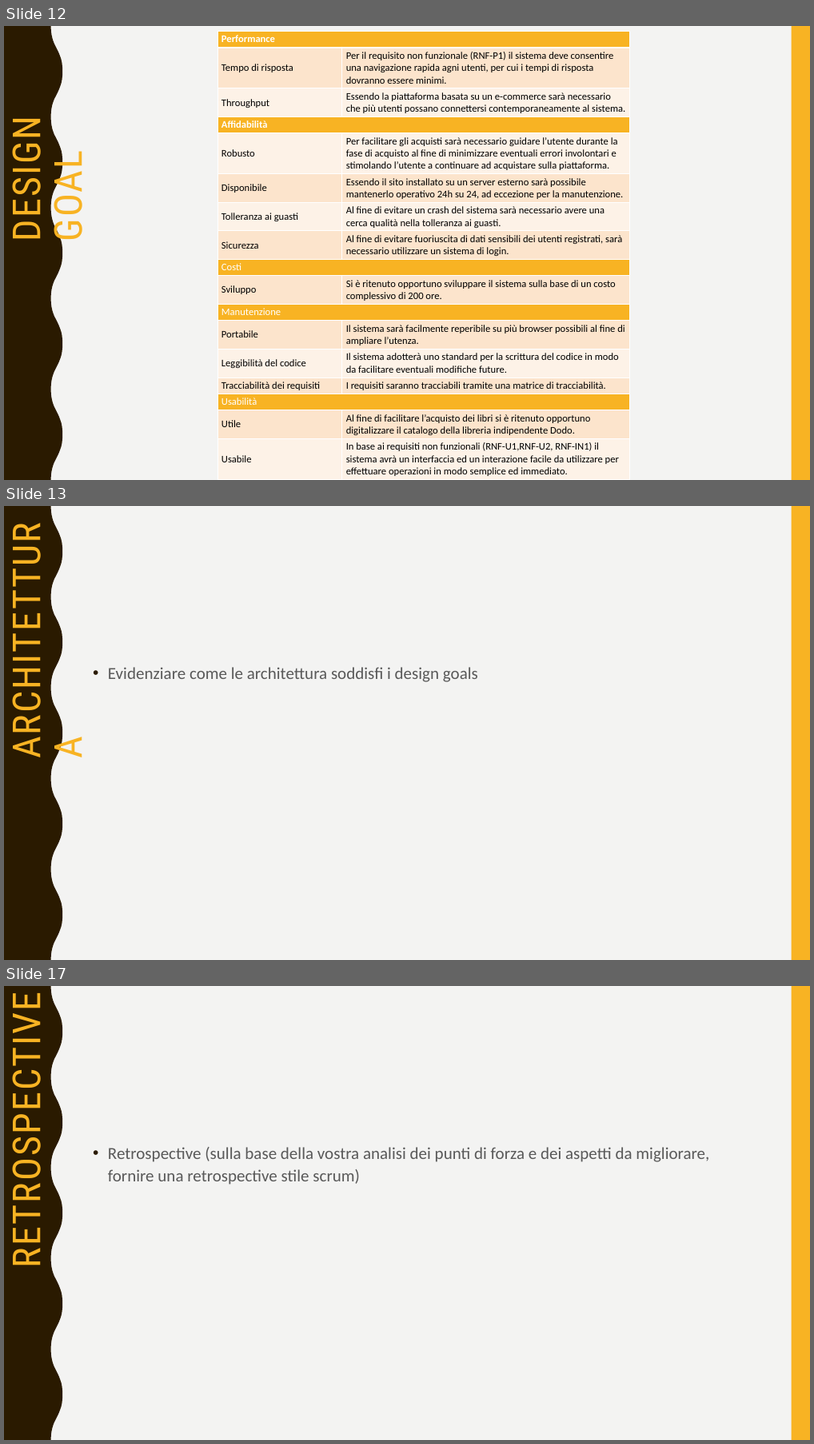
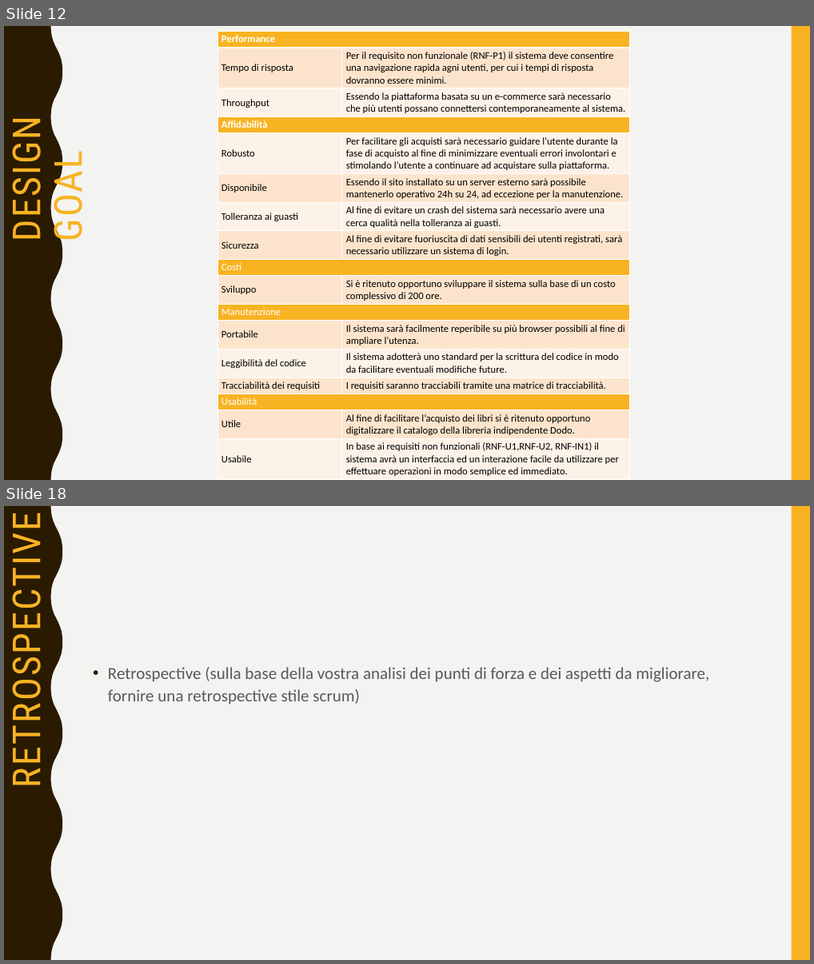
Before and after one commit to sfarina12/NC_05, a slide deck: Presentazione_Prima consegna/presentazione PrimaConsegna.pptx. Shown one above the other, each under a label of ours: slides 12, 13 and 17 before the commit, slides 12 and 18 after it; the slides between them are not shown. The pictures are 814x1444 and 814x964 pixels, drawn with LibreOffice and Linux fonts; fonts in the diff are those of the drawing. Boxes give left, top, right and bottom in pixels: in the first picture for what was removed or moved away, otherwise in the second. Text is boxed around its words. In the diff, an @@ line names an element or a change of style, - is before the commit and + after.

```diff
--- a/Presentazione_Prima consegna/presentazione PrimaConsegna.pptx
+++ b/Presentazione_Prima consegna/presentazione PrimaConsegna.pptx
@@ slide 13 removed at (4, 506, 810, 960), background #F3F3F2; not listed: 2 template elements that a slide beside it also shows @@
@@ text removed at (108, 667, 478, 682) @@
-• Evidenziare come le architettura soddisfi i design goals
@@ title removed at (247, 667, 327, 679) @@
-ARCHITETTURA
@@ what was slide 17 is now slide 18 @@
```
Also in this commit, not shown: 4 slides changed, 4 slides added, 4 other slides removed, 5 other files.
